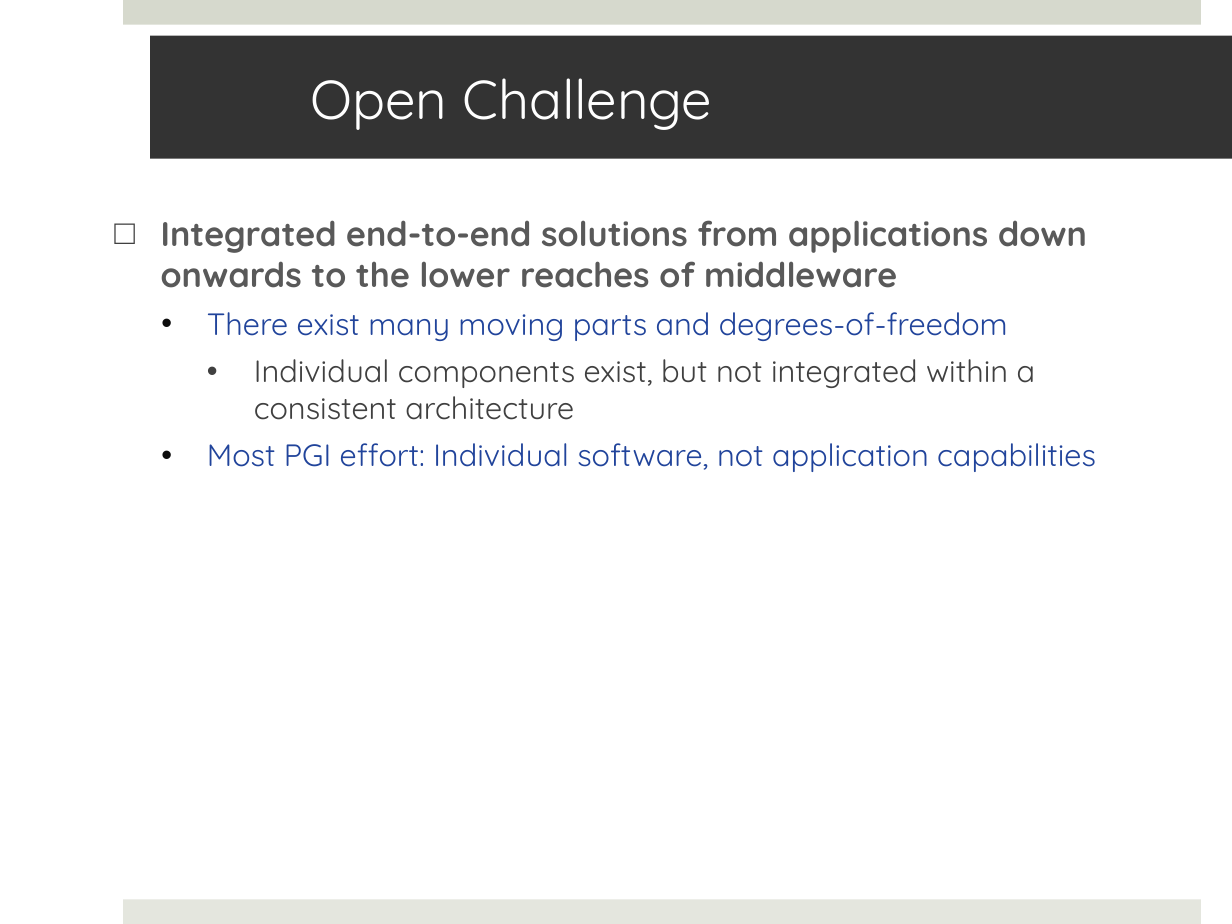
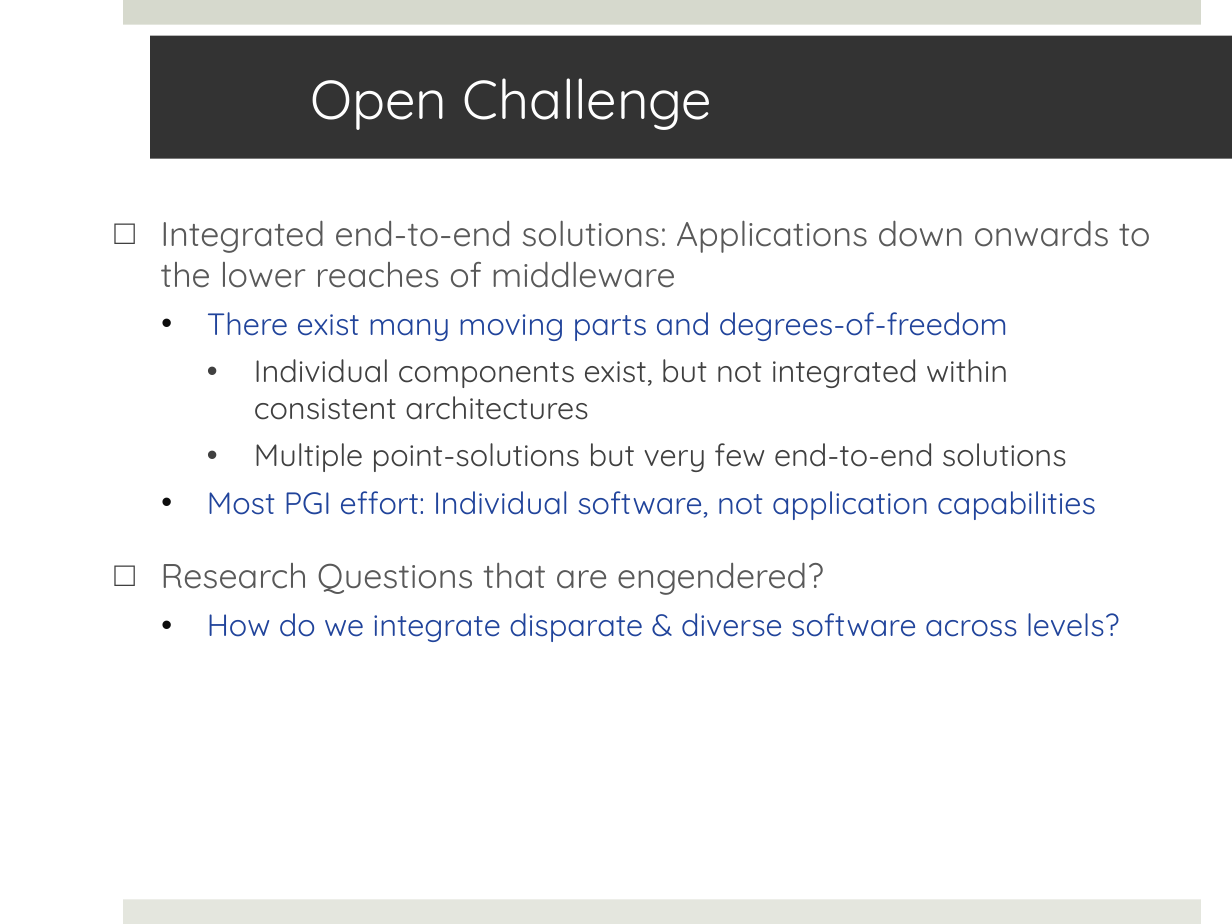
Before and after one commit to saga-project/saga-cpp-legacy-projects, a slide deck: slide 4 of saga-talks/saga-magic.pptx. Drawn at 1232x924 pixels with LibreOffice and Linux fonts; fonts in the diff are those of the drawing; background and template pictures are left out. Boxes give left, top, right and bottom in pixels: in the first picture for what was removed or moved away, otherwise in the second. Text is boxed around its words. In the diff, an @@ line names an element or a change of style, - is before the commit and + after.

```diff
--- a/saga-talks/saga-magic.pptx
+++ b/saga-talks/saga-magic.pptx
@@ text at <box>161,220,1151,288</box>: text changed; bold off @@
-□ Integrated end-to-end solutions from applications down onwards to the lower reaches of middleware
+□ Integrated end-to-end solutions: Applications down onwards to the lower reaches of middleware
@@ text at <box>254,359,1067,472</box>: text changed @@
-    • Individual components exist, but not integrated within a consistent architecture
+    • Individual components exist, but not integrated within consistent architectures
+    • Multiple point-solutions but very few end-to-end solutions
@@ text at <box>161,562,1119,642</box>: paragraphs added @@
+□ Research Questions that are engendered?
+  • How do we integrate disparate & diverse software across levels?
```
Also in this commit, not shown: 1 other slide changed.
